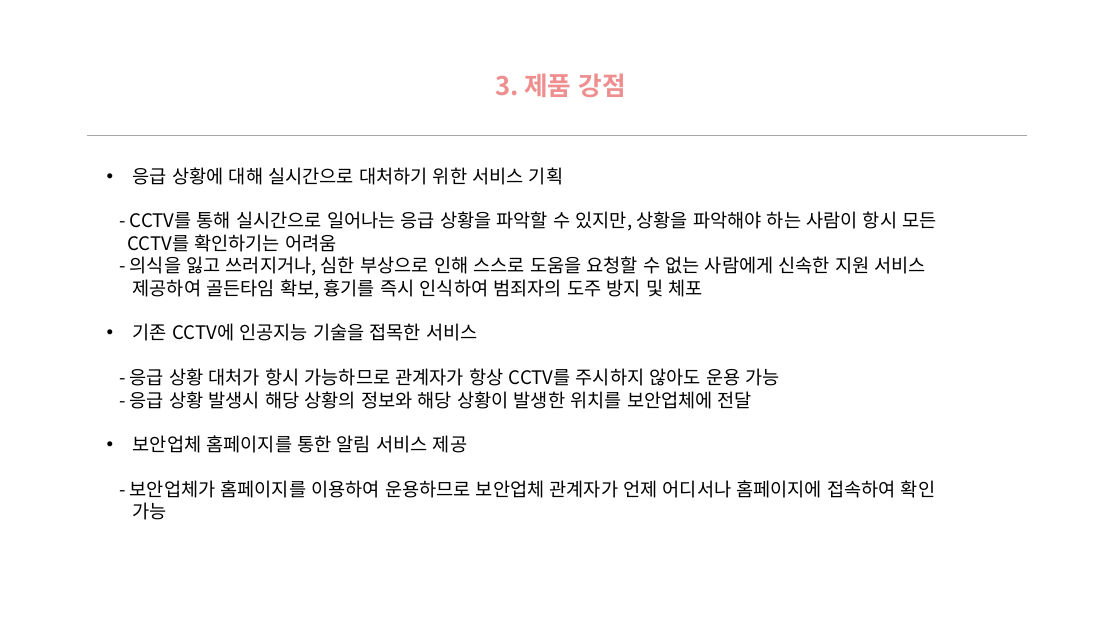
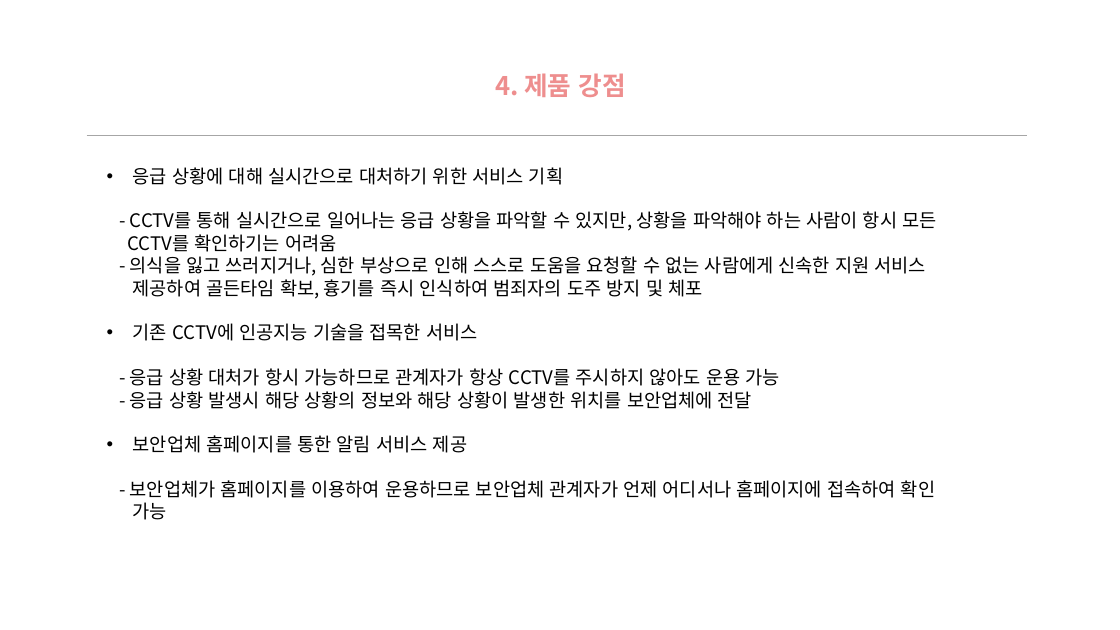
Before and after one commit to jinujeon/ICE_CAP, a slide deck: slide 6 of Docs/제안서_EDUM.pptx. Drawn at 1120x630 pixels with LibreOffice and Linux fonts; fonts in the diff are those of the drawing; background and template pictures are left out. Boxes give left, top, right and bottom in pixels: in the first picture for what was removed or moved away, otherwise in the second. Text is boxed around its words. In the diff, an @@ line names an element or a change of style, - is before the commit and + after.

```diff
--- a/Docs/제안서_EDUM.pptx
+++ b/Docs/제안서_EDUM.pptx
@@ text at (495, 73, 626, 97): text changed @@
-3. 제품 강점
+4. 제품 강점
```
Also in this commit, not shown: 1 other slide changed.
